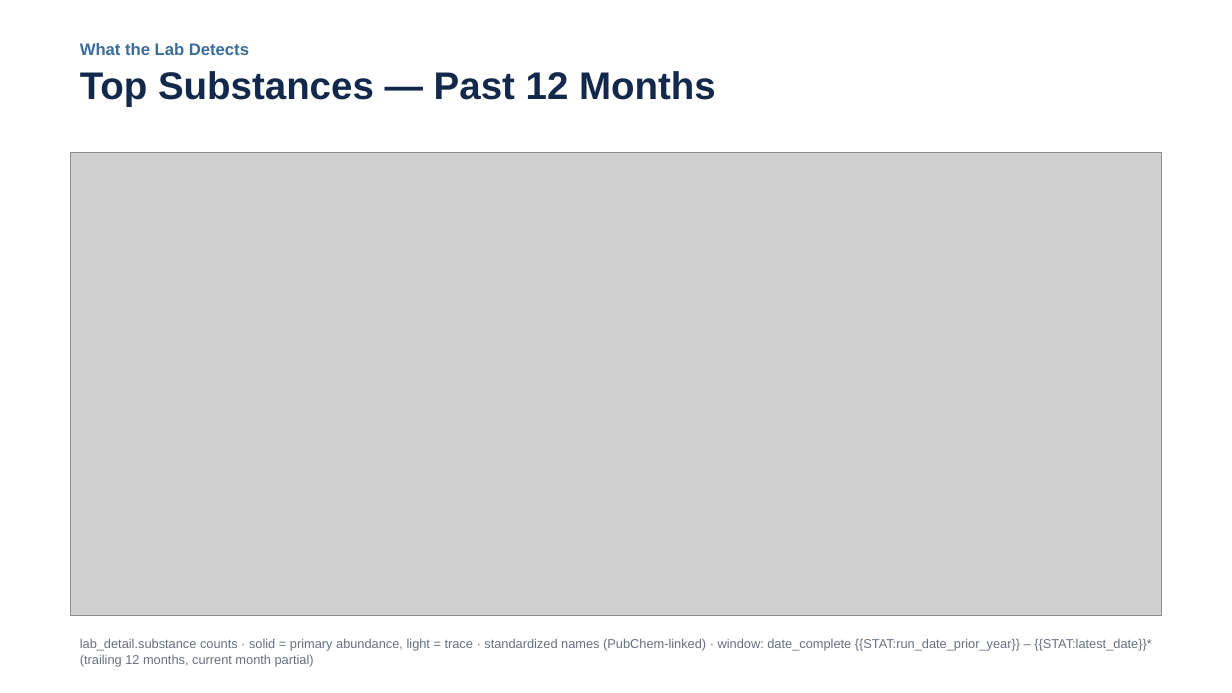
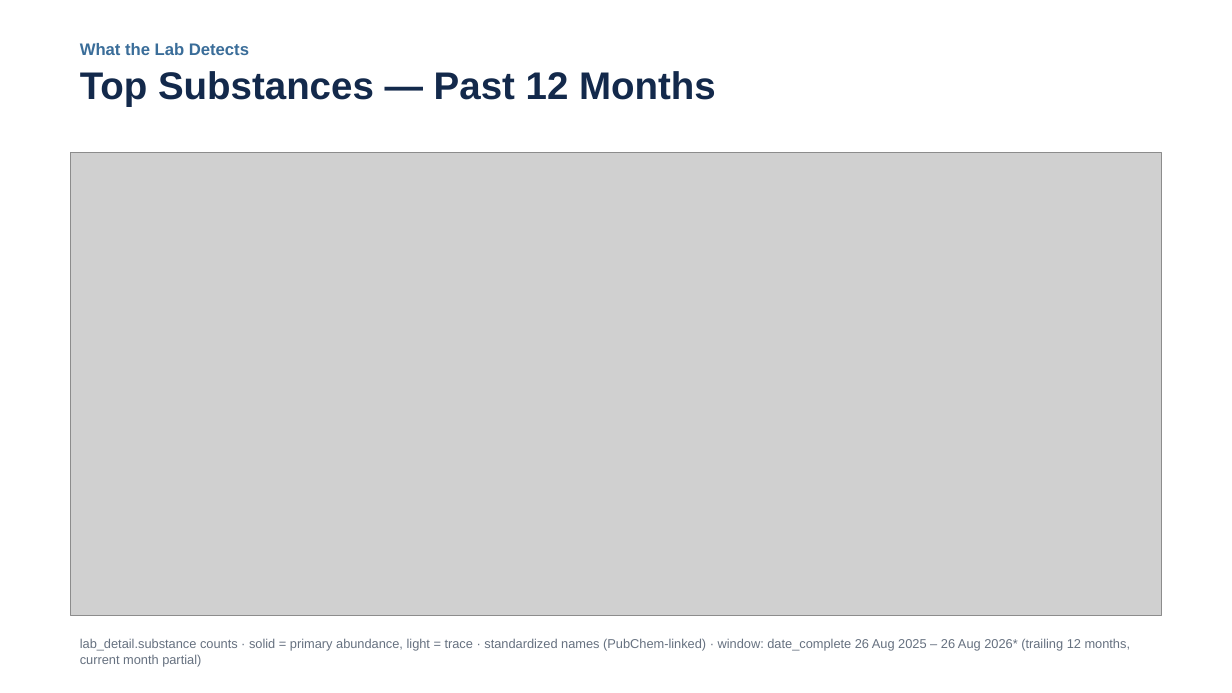
Before and after one commit to opioiddatalab/ncslides, a slide deck: slide 26 of docs/nc-drug-checking-latest.pptx. Drawn at 1232x693 pixels with LibreOffice and Linux fonts; fonts in the diff are those of the drawing; grey boxes stand for pictures. Boxes give left, top, right and bottom in pixels: in the first picture for what was removed or moved away, otherwise in the second. Text is boxed around its words. In the diff, an @@ line names an element or a change of style, - is before the commit and + after.

```diff
--- a/docs/nc-drug-checking-latest.pptx
+++ b/docs/nc-drug-checking-latest.pptx
@@ text at box(80, 638, 1131, 667): text changed @@
-lab_detail.substance counts · solid = primary abundance, light = trace · standardized names (PubChem-linked) · window: date_complete {{STAT:run_date_prior_year}} – {{STAT:latest_date}}* (trailing 12 months, current month partial)
+lab_detail.substance counts · solid = primary abundance, light = trace · standardized names (PubChem-linked) · window: date_complete 26 Aug 2025 – 26 Aug 2026* (trailing 12 months, current month partial)
```
Also in this commit, not shown: 36 other slides changed, 7 slides added, 7 slides removed, 5 other files.
